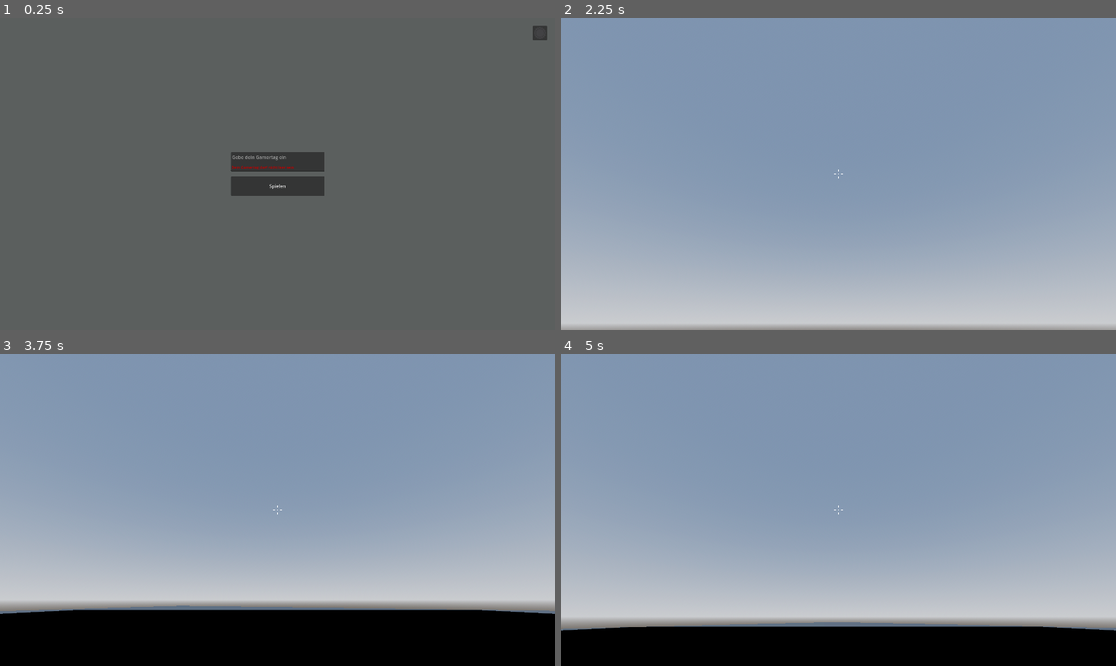
Above: before the commit, frames 1-4 (two rows, left to right).
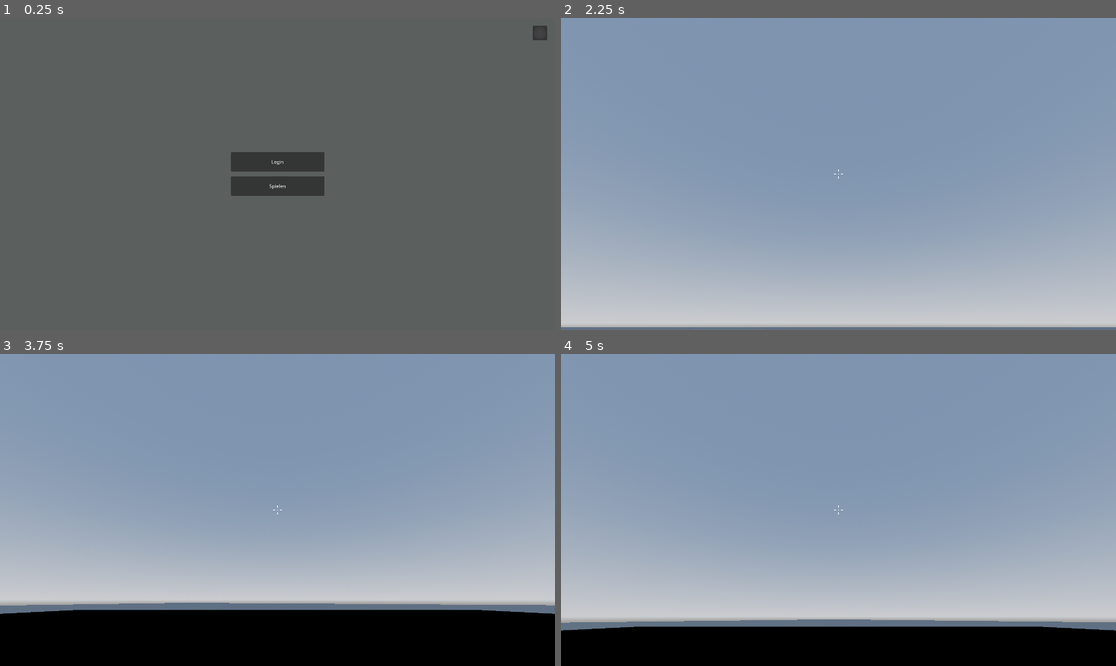
Above: after the commit, the same moments.

Repository: GermanGabelGames/fpsshooter
Game: Godot game, scene res://ui/menu.tscn
The game is run twice, just before and just after one commit, with the same random seed, the same clock (stepped at 60 frames per second) and the same inputs.
Inputs (mouse positions are in pixels of both pictures, inside the frame that each line leads up to):
- Up to frame 1 (0.25 s): no input
- Up to frame 2 (2.25 s): click "Spielen" at 0.5 s; tap Enter at 1.25 s; move the mouse to (866, 174) at 1.27 s; hold Ctrl (crouch) 1.28-2.03 s; hold W (move_forward) from 1.28 s (still down); tap Space (jump) at 1.52, 2 s; move the mouse to (810, 174) at 2.02 s; tap Ctrl (crouch) at 2.1 s
- Up to frame 3 (3.75 s): keep holding W (move_forward); tap Space (jump) at 2.27, 3.5 s; tap Enter at 2.75 s; move the mouse to (288, 503) at 2.77 s; hold Ctrl (crouch) 2.78-3.53 s; move the mouse to (271, 516) at 3.52 s; tap Ctrl (crouch) at 3.6 s
- Up to frame 4 (5 s): keep holding W (move_forward); tap Space (jump) at 3.77, 4.52 s; move the mouse to (877, 513) at 4.27 s; hold Ctrl (crouch) from 4.28 s (still down)

The runs differ from the first frame. In frame 1, 0.1% of the frame differs, in the area x 41-53%, y 44-49%; in frame 2, 0.9%; in frame 3, 1.4%; in frame 4, 1.4%, in the area x 0-100%, y 85-89%.

Commit message:
2025-04-01-11:09
Map, UI

Diff:
--- a/node.tscn
+++ b/node.tscn
@@ -16,10 +16,10 @@
 glow_enabled = true
 
 [sub_resource type="PlaneMesh" id="PlaneMesh_j2q8x"]
-size = Vector2(150, 150)
+size = Vector2(300, 300)
 
 [sub_resource type="ConcavePolygonShape3D" id="ConcavePolygonShape3D_sy5k4"]
-data = PackedVector3Array(75, 0, 75, -75, 0, 75, 75, 0, -75, -75, 0, 75, -75, 0, -75, 75, 0, -75)
+data = PackedVector3Array(150, 0, 150, -150, 0, 150, 150, 0, -150, -150, 0, 150, -150, 0, -150, 150, 0, -150)
 
 [node name="Node3D" type="Node3D"]
 transform = Transform3D(1, 0, 0, 0, 1, 0, 0, 0, 1, 0, 1.01455, 0)
--- /dev/null
+++ b/ui/default.tres
@@ -0,0 +1,4 @@
+[gd_resource type="LabelSettings" format=3 uid="uid://bmsvsmwque35i"]
+
+[resource]
+font_size = 24
--- a/ui/menu.tscn
+++ b/ui/menu.tscn
@@ -1,10 +1,10 @@
 [gd_scene load_steps=6 format=3 uid="uid://b1o7r8dxdkr8l"]
 
 [ext_resource type="Script" uid="uid://ctmrsclmvv5x0" path="res://ui/scripts/button.gd" id="1_bwjgb"]
-[ext_resource type="Script" uid="uid://bavcbjmfixn3y" path="res://ui/scripts/gamer_tag.gd" id="2_udkah"]
-[ext_resource type="LabelSettings" uid="uid://cdke14yekaicf" path="res://ui/font.tres" id="3_4c782"]
 [ext_resource type="Texture2D" uid="uid://6vcv7f3852qj" path="res://textures/ui/settings.png" id="4_2ot4n"]
+[ext_resource type="Script" uid="uid://ct7gcciuqugye" path="res://ui/scripts/loginbutton.gd" id="4_fcydj"]
 [ext_resource type="Script" uid="uid://bkhrqa6vxraet" path="res://ui/scripts/settings.gd" id="5_fcydj"]
+[ext_resource type="LabelSettings" uid="uid://bmsvsmwque35i" path="res://ui/default.tres" id="5_jbsda"]
 
 [node name="Menu" type="Control"]
 layout_mode = 3
@@ -39,57 +39,6 @@
 text = "Spielen"
 script = ExtResource("1_bwjgb")
 
-[node name="GamerTag" type="TextEdit" parent="."]
-layout_mode = 1
-anchors_preset = 8
-anchor_left = 0.5
-anchor_top = 0.5
-anchor_right = 0.5
-anchor_bottom = 0.5
-offset_left = -161.5
-offset_top = -76.0
-offset_right = 161.5
-offset_bottom = -8.0
-grow_horizontal = 2
-grow_vertical = 2
-placeholder_text = "Gebe dein Gamertag ein"
-structured_text_bidi_override = 6
-script = ExtResource("2_udkah")
-
-[node name="tomutch" type="Label" parent="GamerTag"]
-layout_mode = 1
-anchors_preset = 8
-anchor_left = 0.5
-anchor_top = 0.5
-anchor_right = 0.5
-anchor_bottom = 0.5
-offset_left = -160.0
-offset_top = 7.5
-offset_right = 166.0
-offset_bottom = 30.5
-grow_horizontal = 2
-grow_vertical = 2
-text = "Dein Gamertag darf nur 20 Zeichen Haben"
-label_settings = ExtResource("3_4c782")
-vertical_alignment = 1
-
-[node name="toless" type="Label" parent="GamerTag"]
-layout_mode = 1
-anchors_preset = 8
-anchor_left = 0.5
-anchor_top = 0.5
-anchor_right = 0.5
-anchor_bottom = 0.5
-offset_left = -160.0
-offset_top = 7.5
-offset_right = 166.0
-offset_bottom = 30.5
-grow_horizontal = 2
-grow_vertical = 2
-text = "Dein Gamertag darf nicht leer sein"
-label_settings = ExtResource("3_4c782")
-vertical_alignment = 1
-
 [node name="settings" type="Button" parent="."]
 layout_mode = 1
 anchors_preset = 1
@@ -105,5 +54,32 @@
 expand_icon = true
 script = ExtResource("5_fcydj")
 
+[node name="login" type="Button" parent="."]
+layout_mode = 1
+anchors_preset = 8
+anchor_left = 0.5
+anchor_top = 0.5
+anchor_right = 0.5
+anchor_bottom = 0.5
+offset_left = -161.5
+offset_top = -76.0
+offset_right = 161.5
+offset_bottom = -8.0
+grow_horizontal = 2
+grow_vertical = 2
+text = "Login"
+script = ExtResource("4_fcydj")
+
+[node name="Label" type="Label" parent="."]
+layout_mode = 0
+offset_left = 798.5
+offset_top = 464.0
+offset_right = 1121.5
+offset_bottom = 532.0
+label_settings = ExtResource("5_jbsda")
+horizontal_alignment = 1
+vertical_alignment = 1
+
 [connection signal="pressed" from="Play" to="Play" method="_on_pressed"]
 [connection signal="pressed" from="settings" to="settings" method="_on_pressed"]
+[connection signal="pressed" from="login" to="login" method="_on_pressed"]
--- /dev/null
+++ b/ui/scripts/loginbutton.gd
@@ -0,0 +1,5 @@
+extends Button
+
+
+func _on_pressed():
+	get_tree().change_scene_to_file("res://ui/login.tscn")
Not shown, added: ui/scripts/loginbutton.gd.uid
